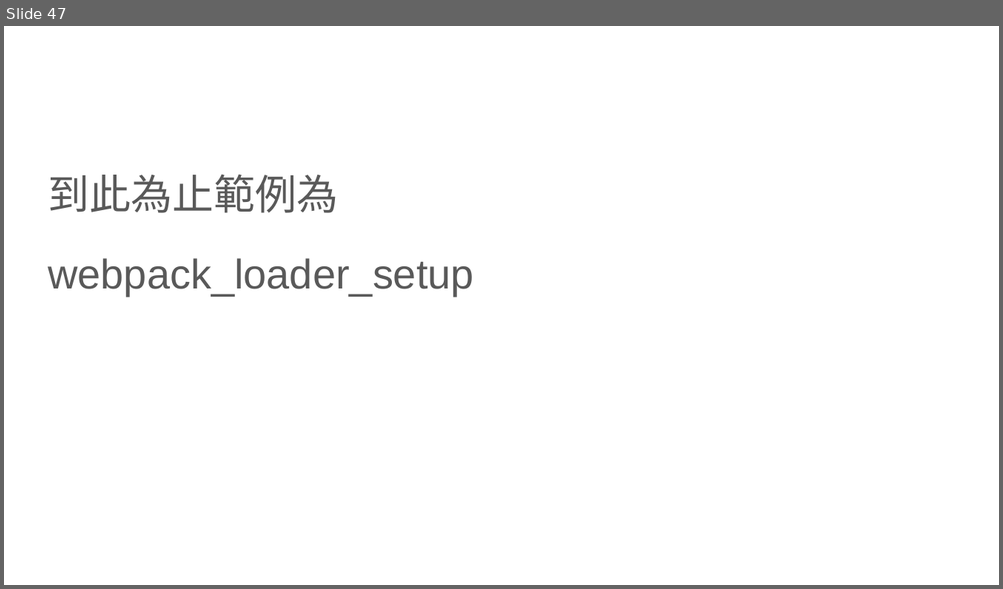
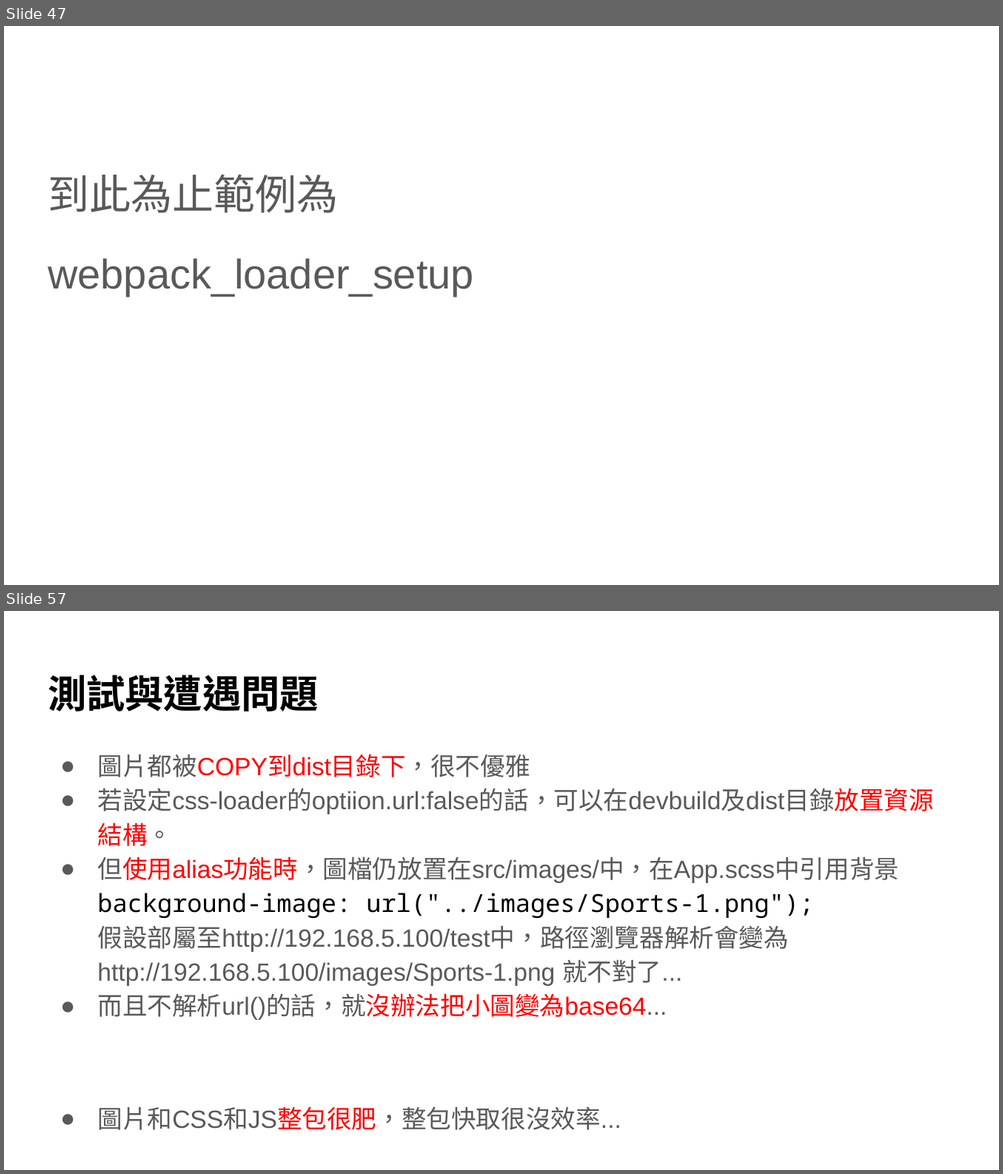
Before and after one commit to johnmausfam/LessonA, a slide deck: Webpack.pptx. Shown one above the other, each under a label of ours: slide 47 before the commit, slides 47 and 57 after it; the slides between them are not shown. The pictures are 1003x589 and 1003x1174 pixels, drawn with LibreOffice and Linux fonts; fonts in the diff are those of the drawing. Boxes give left, top, right and bottom in pixels: in the first picture for what was removed or moved away, otherwise in the second. Text is boxed around its words. In the diff, an @@ line names an element or a change of style, - is before the commit and + after.

```diff
--- a/Webpack.pptx
+++ b/Webpack.pptx
@@ slide 57 added at [4, 611, 999, 1170], background #FFFFFF @@
@@ title added at [48, 675, 318, 712], 28 pt, text #000000, bold @@
+測試與遭遇問題
@@ text added at [97, 755, 933, 1130], 18 pt, text #595959 @@
+● 圖片都被COPY到dist目錄下，很不優雅
+● 若設定css-loader的optiion.url:false的話，可以在devbuild及dist目錄放置資源結構。
+● 但使用alias功能時，圖檔仍放置在src/images/中，在App.scss中引用背景 background-image: url("../images/Sports-1.png");
+  假設部屬至http://192.168.5.100/test中，路徑瀏覽器解析會變為
+  http://192.168.5.100/images/Sports-1.png 就不對了...
+● 而且不解析url()的話，就沒辦法把小圖變為base64...
+● 圖片和CSS和JS整包很肥，整包快取很沒效率...
```
Also in this commit, not shown: 1 slide changed, 60 other slides added, 1 other file.
